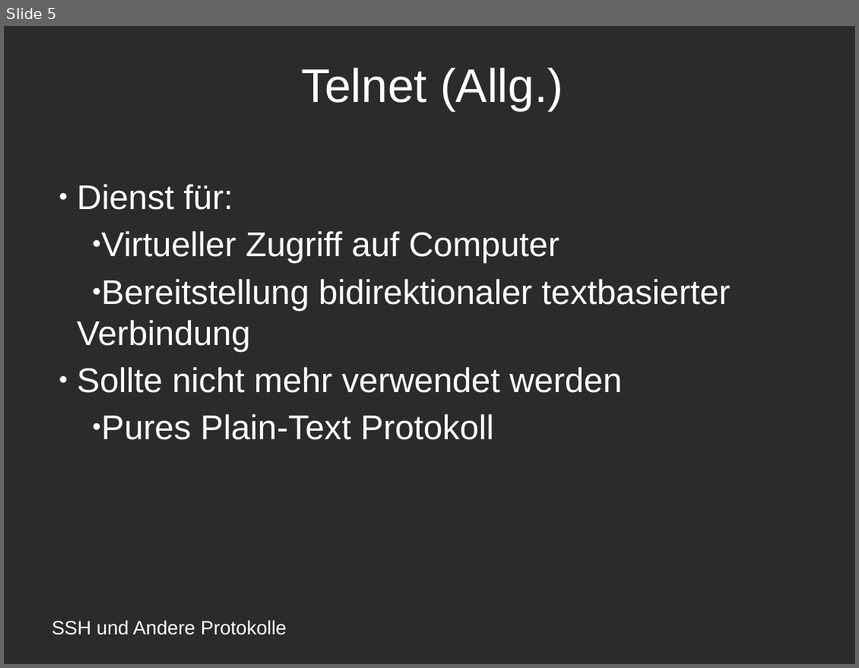
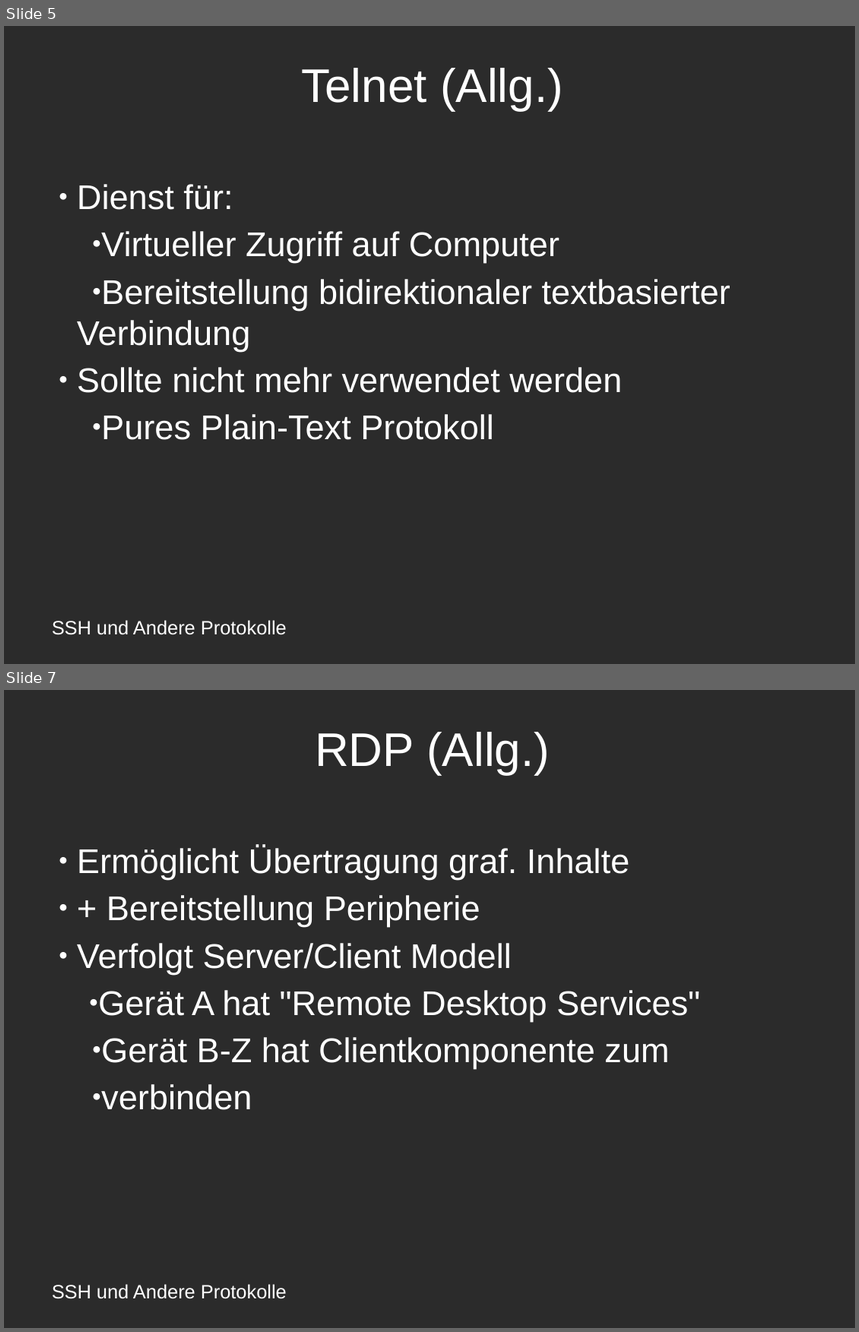
Before and after one commit to amlispolska/SSH-Projekt, a slide deck: ssh-presentation.odp. Shown one above the other, each under a label of ours: slide 5 before the commit, slides 5 and 7 after it; the slides between them are not shown. The pictures are 859x668 and 859x1332 pixels, drawn with LibreOffice and Linux fonts; fonts in the diff are those of the drawing; background and template pictures are left out; a plain dark background stands for a picture behind light text. Boxes give left, top, right and bottom in pixels: in the first picture for what was removed or moved away, otherwise in the second. Text is boxed around its words. In the diff, an @@ line names an element or a change of style, - is before the commit and + after.

```diff
--- a/ssh-presentation.odp
+++ b/ssh-presentation.odp
@@ slide 7 added at (4, 690, 855, 1328), background picture (left out) @@
@@ title added at (315, 732, 550, 775), 44 pt, text #FFFFFF @@
+RDP (Allg.)
@@ subtitle added at (77, 847, 700, 1110), 32 pt, text #FFFFFF @@
+● Ermöglicht Übertragung graf. Inhalte
+● + Bereitstellung Peripherie
+● Verfolgt Server/Client Modell
+  ● Gerät A hat "Remote Desktop Services"
+  ● Gerät B-Z hat Clientkomponente zum
+  ● verbinden
@@ text added at (52, 1284, 287, 1300), 18 pt, text #FFFFFF @@
+SSH und Andere Protokolle
```
Also in this commit, not shown: 2 slides changed, 2 other slides added, 1 other file.
